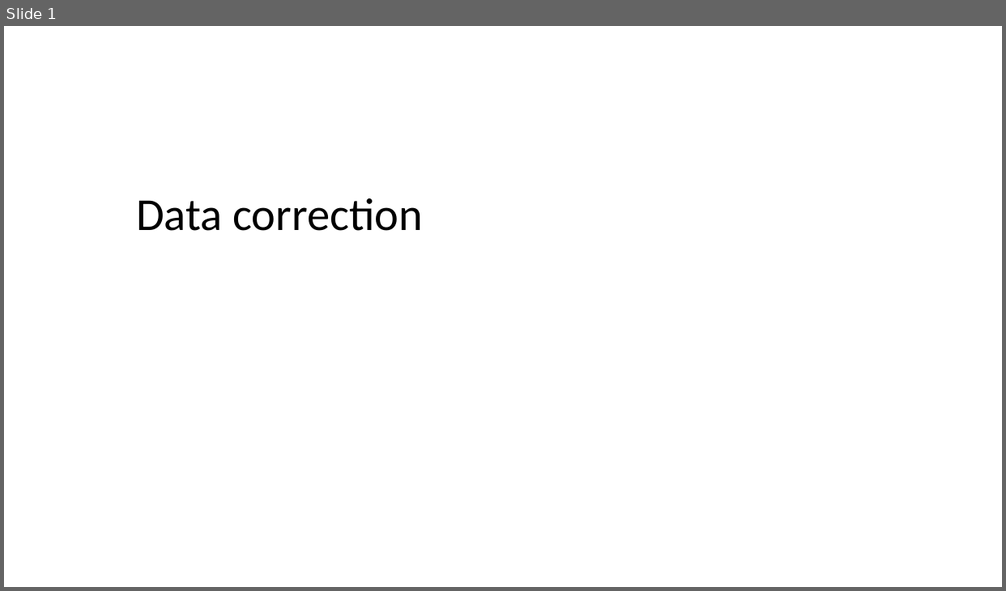
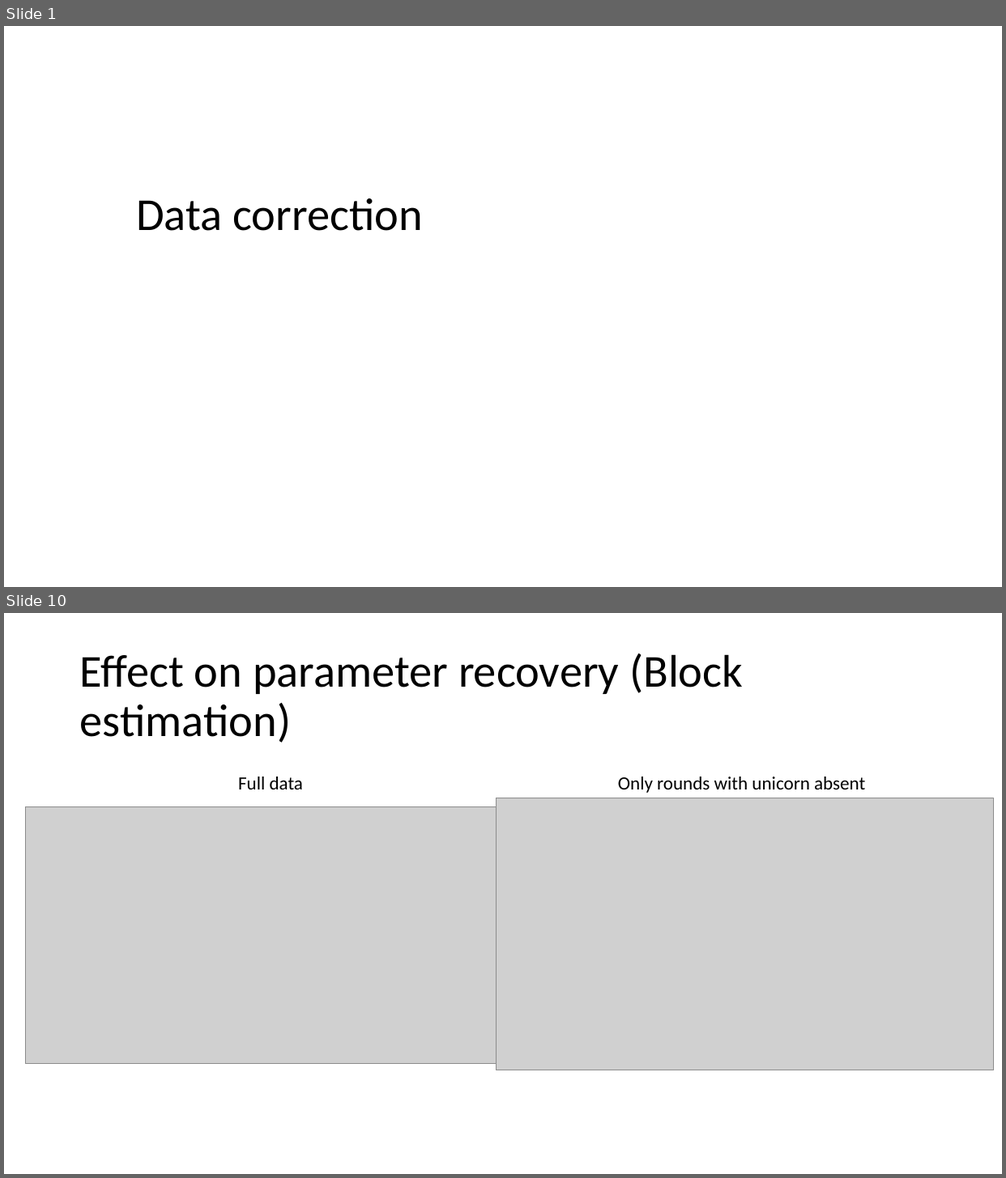
Before and after one commit to Slendercoder/DCL-DataAnalysis, a slide deck: DataCorrection.pptx. Shown one above the other, each under a label of ours: slide 1 before the commit, slides 1 and 10 after it; the slides between them are not shown. The pictures are 1006x591 and 1006x1178 pixels, drawn with LibreOffice and Linux fonts; fonts in the diff are those of the drawing; grey boxes stand for pictures. Boxes give left, top, right and bottom in pixels: in the first picture for what was removed or moved away, otherwise in the second. Text is boxed around its words. In the diff, an @@ line names an element or a change of style, - is before the commit and + after.

Commit message:
Exploring data correction

```diff
--- a/DataCorrection.pptx
+++ b/DataCorrection.pptx
@@ slide 10 added at <box>4,613,1002,1174</box>, background #FFFFFF @@
@@ title added at <box>80,653,743,743</box>, 44 pt, text #000000 @@
+Effect on parameter recovery (Block estimation)
@@ text added at <box>238,777,303,790</box>, 18 pt, text #000000 @@
+Full data
@@ text added at <box>618,777,865,793</box>, 18 pt, text #000000 @@
+Only rounds with unicorn absent
@@ picture added at <box>26,807,496,1064</box> @@
@@ picture added at <box>496,798,993,1071</box> @@
```
Also in this commit, not shown: 5 slides changed, 3 other slides added, 41 other files.
